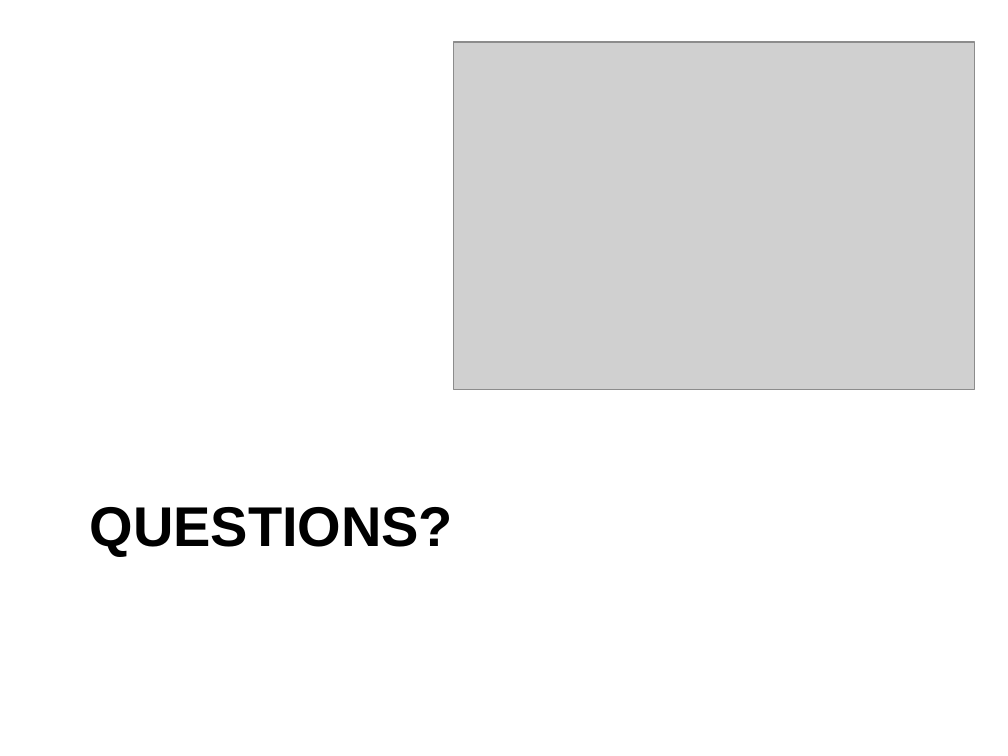
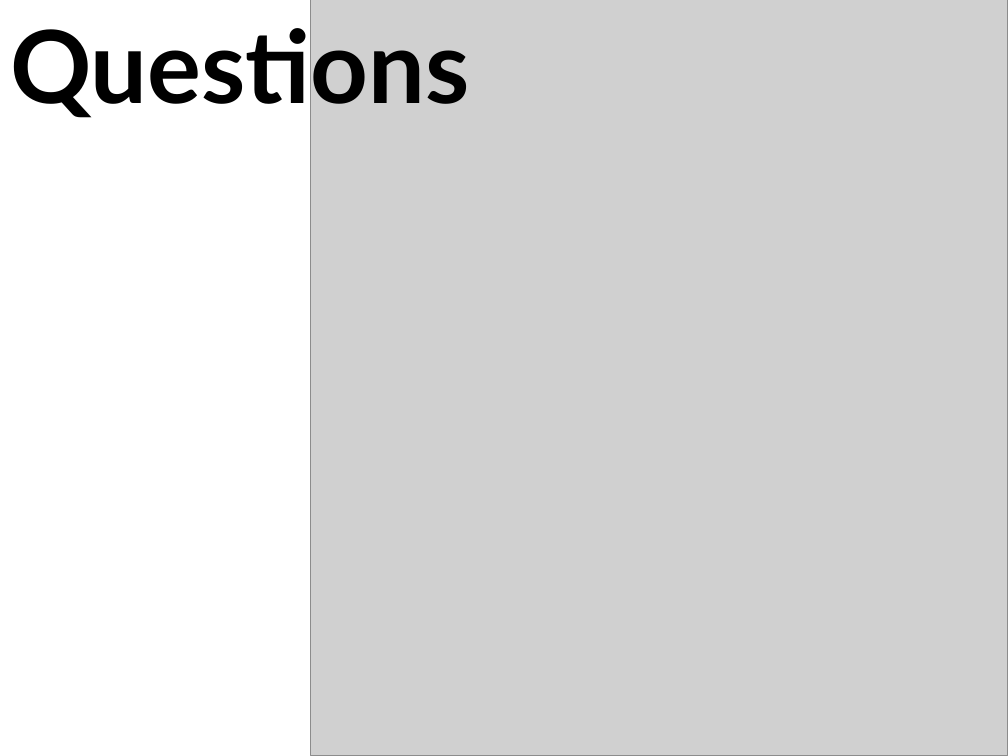
Before and after one commit to bsatrom/StrategicDesignPaper, a slide deck: slide 25 of ITARC Austin/Keeping Architectures Relevant.pptx (slide 50 before the commit). Drawn at 1008x756 pixels with LibreOffice and Linux fonts; fonts in the diff are those of the drawing; grey boxes stand for pictures. Boxes give left, top, right and bottom in pixels: in the first picture for what was removed or moved away, otherwise in the second. Text is boxed around its words. In the diff, an @@ line names an element or a change of style, - is before the commit and + after.

```diff
--- a/ITARC Austin/Keeping Architectures Relevant.pptx
+++ b/ITARC Austin/Keeping Architectures Relevant.pptx
@@ title "Questions" at [10,16,469,121]: vertical alignment top to middle @@
@@ title at [10,16,469,121]: text changed; size 40 to 72 pt; font Arial to Lato @@
-QUESTIONS?
+Questions
@@ picture added at [310,0,1008,756] @@
@@ picture removed at [454,42,975,389] @@
```
Also in this commit, not shown: 9 other slides changed, 17 slides added, 42 slides removed, 1 other file.
